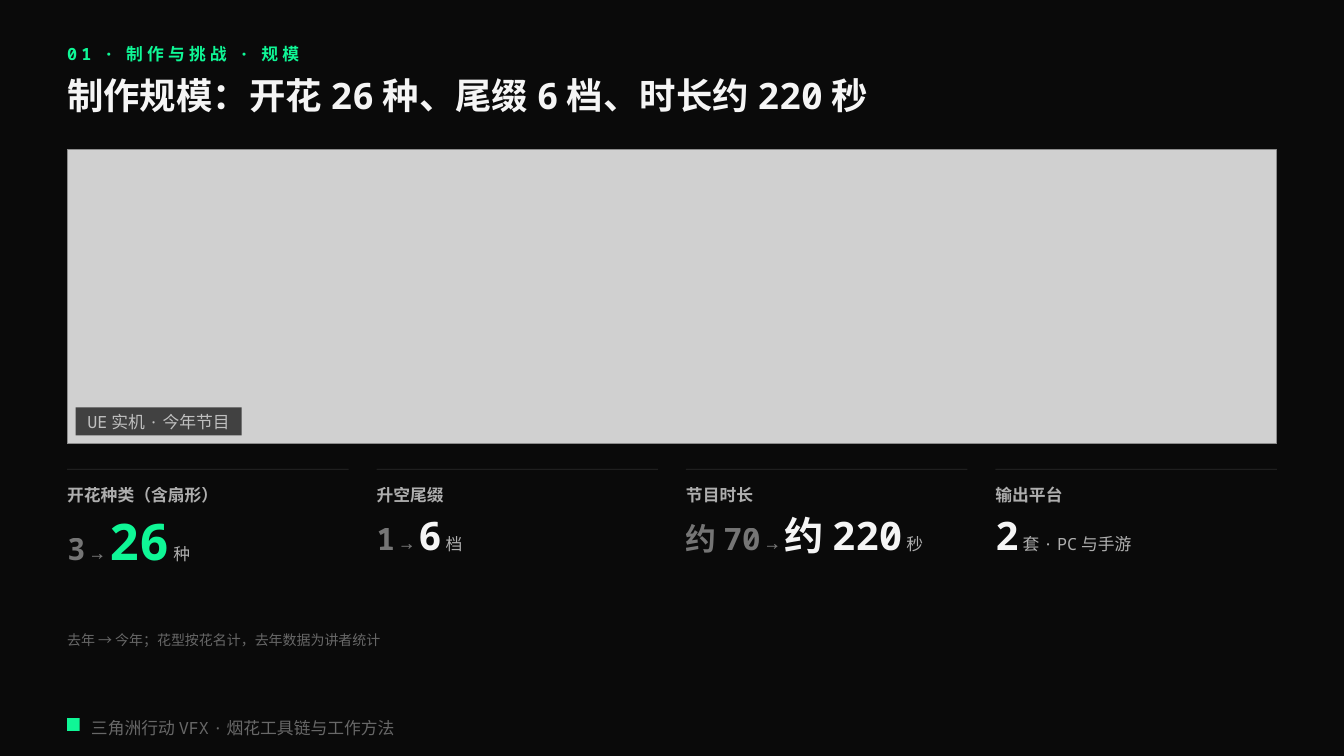
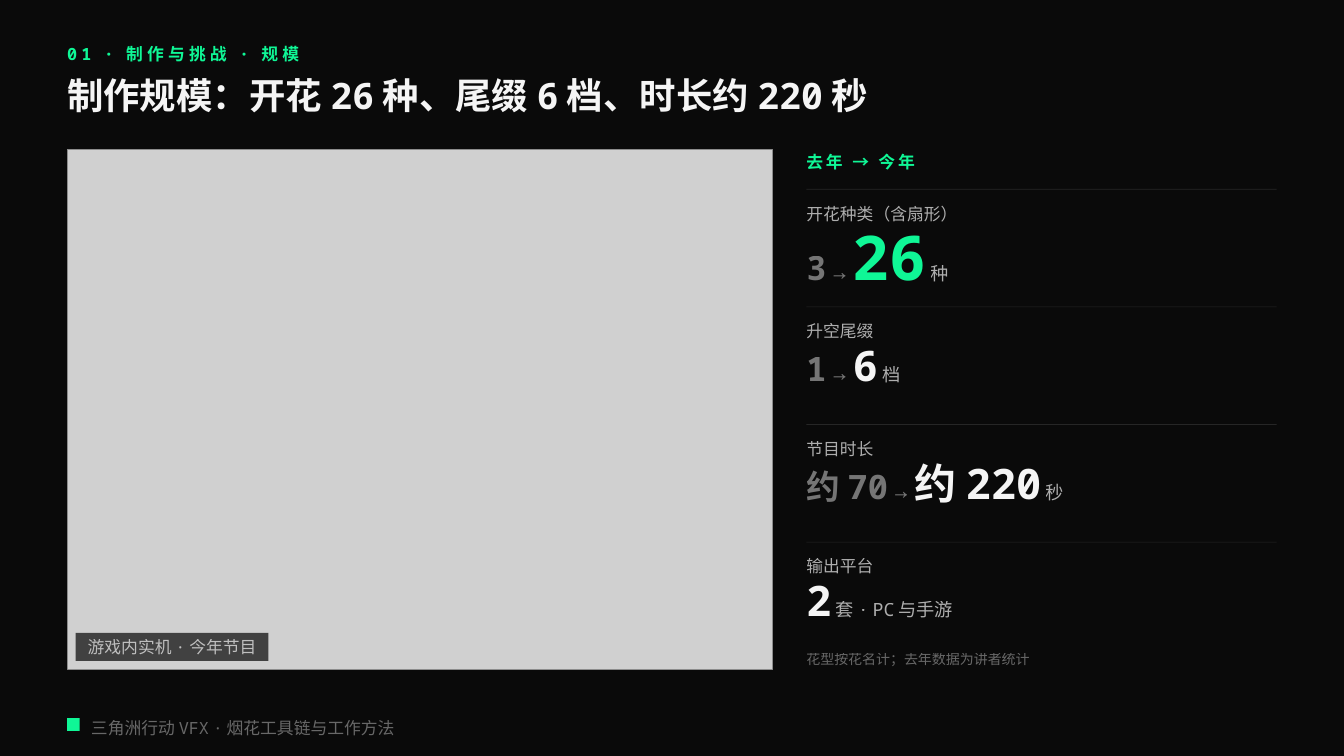
Before and after one commit to loccmaiii-lang/FireWorksLab, a slide deck: slide 2 of 协作/提示词/分享PPT交接_2026-10-29/第四版交付_云端/烟花秀AI全流程_第四版.pptx. Drawn at 1344x756 pixels with LibreOffice and Linux fonts; fonts in the diff are those of the drawing; grey boxes stand for pictures. Boxes give left, top, right and bottom in pixels: in the first picture for what was removed or moved away, otherwise in the second. Text is boxed around its words. In the diff, an @@ line names an element or a change of style, - is before the commit and + after.

```diff
--- a/协作/提示词/分享PPT交接_2026-10-29/第四版交付_云端/烟花秀AI全流程_第四版.pptx
+++ b/协作/提示词/分享PPT交接_2026-10-29/第四版交付_云端/烟花秀AI全流程_第四版.pptx
@@ picture resized from (x1=68, y1=150, x2=1277, y2=445) to (x1=68, y1=150, x2=773, y2=669) @@
@@ text added at (x1=806, y1=153, x2=914, y2=170), 12 pt, text #0FF796, bold @@
+去年 → 今年
@@ text "开花种类（含扇形）" moved from (x1=67, y1=487, x2=218, y2=503) to (x1=806, y1=206, x2=957, y2=222) @@
@@ rectangle added at (x1=807, y1=190, x2=1277, y2=191), fill #F5F5F5 at 12% opacity @@
@@ text "3 → 26 种" moved from (x1=67, y1=538, x2=190, y2=562) to (x1=806, y1=235, x2=949, y2=282) @@
@@ text "3 → 26 种" at (x1=806, y1=235, x2=949, y2=282): size 22 to 24 pt in "3"; size 16 to 18 pt in "→"; size 36 to 44 pt in "26"; size 12 to 13 pt in "种"; line spacing 39.6pt to 46.2pt @@
@@ bold off in 4 elements at (x1=806, y1=558, x2=873, y2=574), (x1=806, y1=441, x2=873, y2=456), (x1=806, y1=206, x2=957, y2=222), (x1=806, y1=323, x2=873, y2=338) @@
@@ text "升空尾缀" moved from (x1=377, y1=487, x2=444, y2=503) to (x1=806, y1=323, x2=873, y2=338) @@
@@ rectangle added at (x1=807, y1=307, x2=1277, y2=308), fill #F5F5F5 at 12% opacity @@
@@ text "1 → 6 档" moved from (x1=377, y1=521, x2=463, y2=552) to (x1=806, y1=350, x2=900, y2=383) @@
@@ text "1 → 6 档" at (x1=806, y1=350, x2=900, y2=383): size 22 to 24 pt in "1"; size 16 to 18 pt in "→"; size 28 to 30 pt in "6"; size 12 to 13 pt in "档"; line spacing 30.8pt to 31.5pt @@
@@ text "节目时长" moved from (x1=686, y1=487, x2=753, y2=503) to (x1=806, y1=441, x2=873, y2=456) @@
@@ rectangle added at (x1=807, y1=424, x2=1277, y2=425), fill #F5F5F5 at 12% opacity @@
@@ rectangle removed at (x1=68, y1=469, x2=349, y2=470) @@
@@ rectangle removed at (x1=377, y1=469, x2=658, y2=470) @@
@@ rectangle removed at (x1=687, y1=469, x2=968, y2=470) @@
@@ text "约 70 → 约 220 ..." moved from (x1=686, y1=516, x2=923, y2=554) to (x1=806, y1=463, x2=1063, y2=503) @@
@@ text "约 70 → 约 220 ..." at (x1=806, y1=463, x2=1063, y2=503): size 22 to 24 pt in "约 70"; size 16 to 18 pt in "→"; size 28 to 30 pt in "约 220"; size 12 to 13 pt in "秒"; line spacing 30.8pt to 31.5pt @@
@@ rectangle removed at (x1=996, y1=469, x2=1277, y2=470) @@
@@ text "输出平台" moved from (x1=995, y1=486, x2=1062, y2=503) to (x1=806, y1=558, x2=873, y2=574) @@
@@ rectangle added at (x1=807, y1=542, x2=1277, y2=543), fill #F5F5F5 at 12% opacity @@
@@ text "2 套 · PC 与手游" moved from (x1=995, y1=521, x2=1131, y2=552) to (x1=806, y1=585, x2=953, y2=618) @@
@@ text "2 套 · PC 与手游" at (x1=806, y1=585, x2=953, y2=618): size 28 to 30 pt in "2"; size 12 to 13 pt in "套 · PC 与手游"; line spacing 30.8pt to 31.5pt @@
@@ rectangle resized from (x1=76, y1=407, x2=242, y2=436) to (x1=76, y1=633, x2=268, y2=661) @@
@@ text at (x1=88, y1=639, x2=256, y2=655): text changed @@
-UE 实机 · 今年节目
+游戏内实机 · 今年节目
@@ text at (x1=806, y1=653, x2=1029, y2=666): text changed @@
-去年 → 今年；花型按花名计，去年数据为讲者统计
+花型按花名计；去年数据为讲者统计
```
Also in this commit, not shown: 6 other slides changed, 24 other files.
